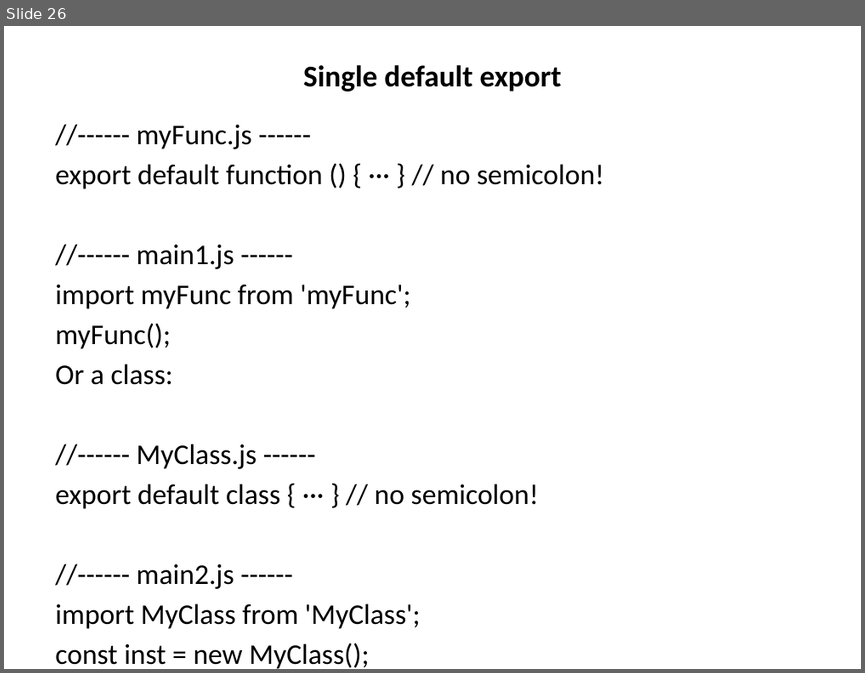
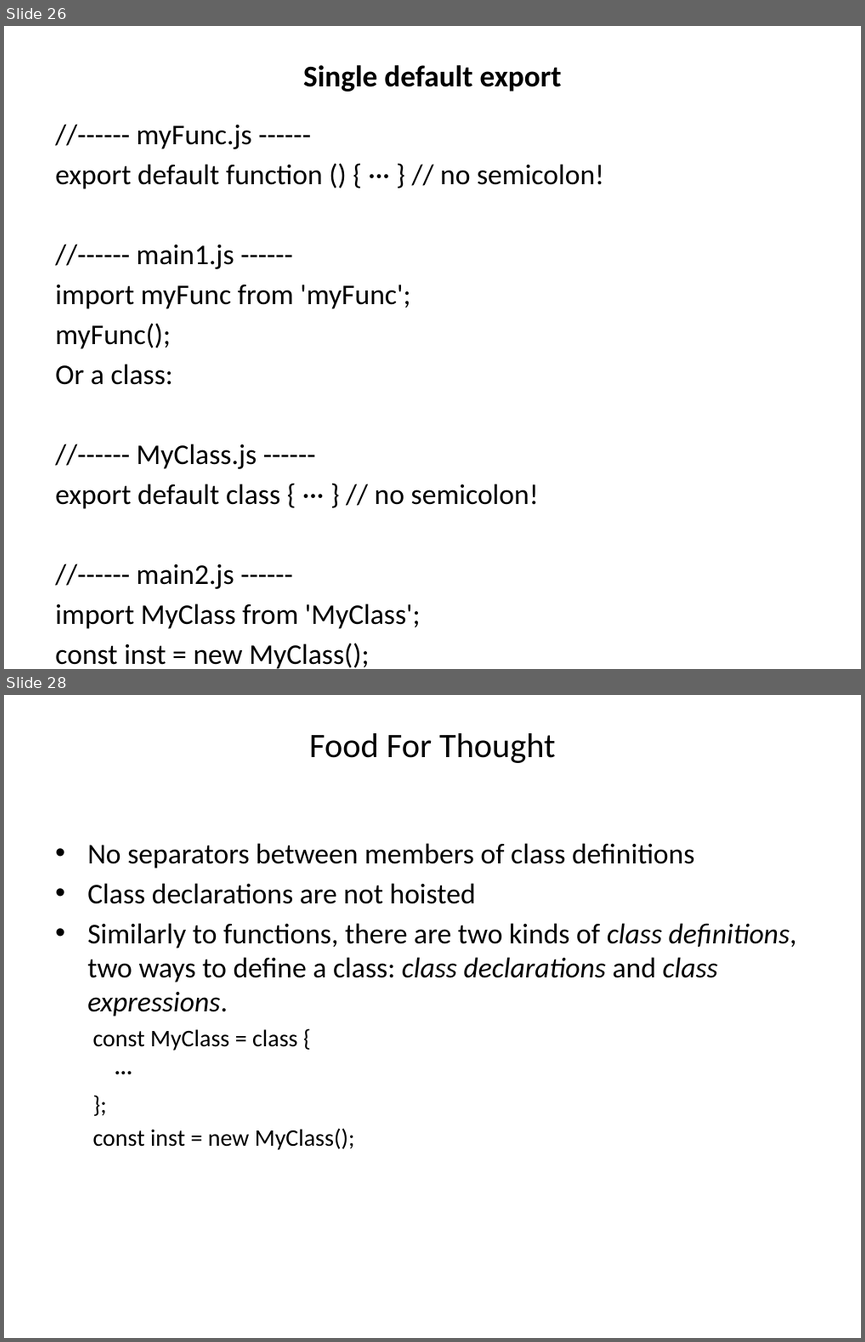
Before and after one commit to jaybidwai02/jsFrameworks, a slide deck: es6/ES6.pptx. Shown one above the other, each under a label of ours: slide 26 before the commit, slides 26 and 28 after it; the slides between them are not shown. The pictures are 865x673 and 865x1342 pixels, drawn with LibreOffice and Linux fonts; fonts in the diff are those of the drawing. Boxes give left, top, right and bottom in pixels: in the first picture for what was removed or moved away, otherwise in the second. Text is boxed around its words. In the diff, an @@ line names an element or a change of style, - is before the commit and + after.

```diff
--- a/es6/ES6.pptx
+++ b/es6/ES6.pptx
@@ slide 28 added at (4,695,861,1338), background #FFFFFF @@
@@ title added at (309,733,555,763), 28.8 pt, text #000000 @@
+Food For Thought
@@ text added at (87,843,797,1150), 24 pt, text #000000 @@
+• No separators between members of class definitions
+• Class declarations are not hoisted
+• Similarly to functions, there are two kinds of class definitions, two ways to define a class: class declarations and class expressions.
+  const MyClass = class {
+  ···
+  };
+  const inst = new MyClass();
```
Also in this commit, not shown: 4 other slides added.
